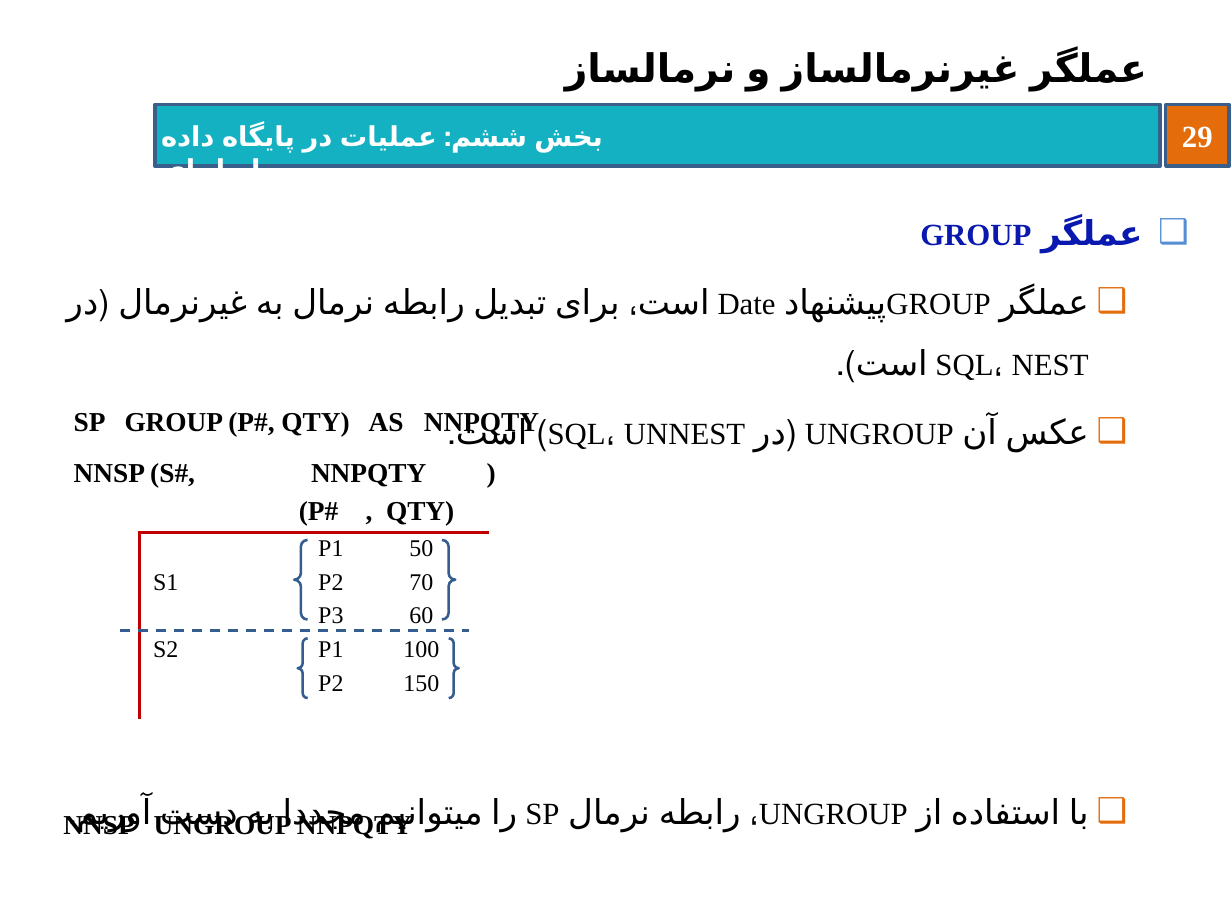
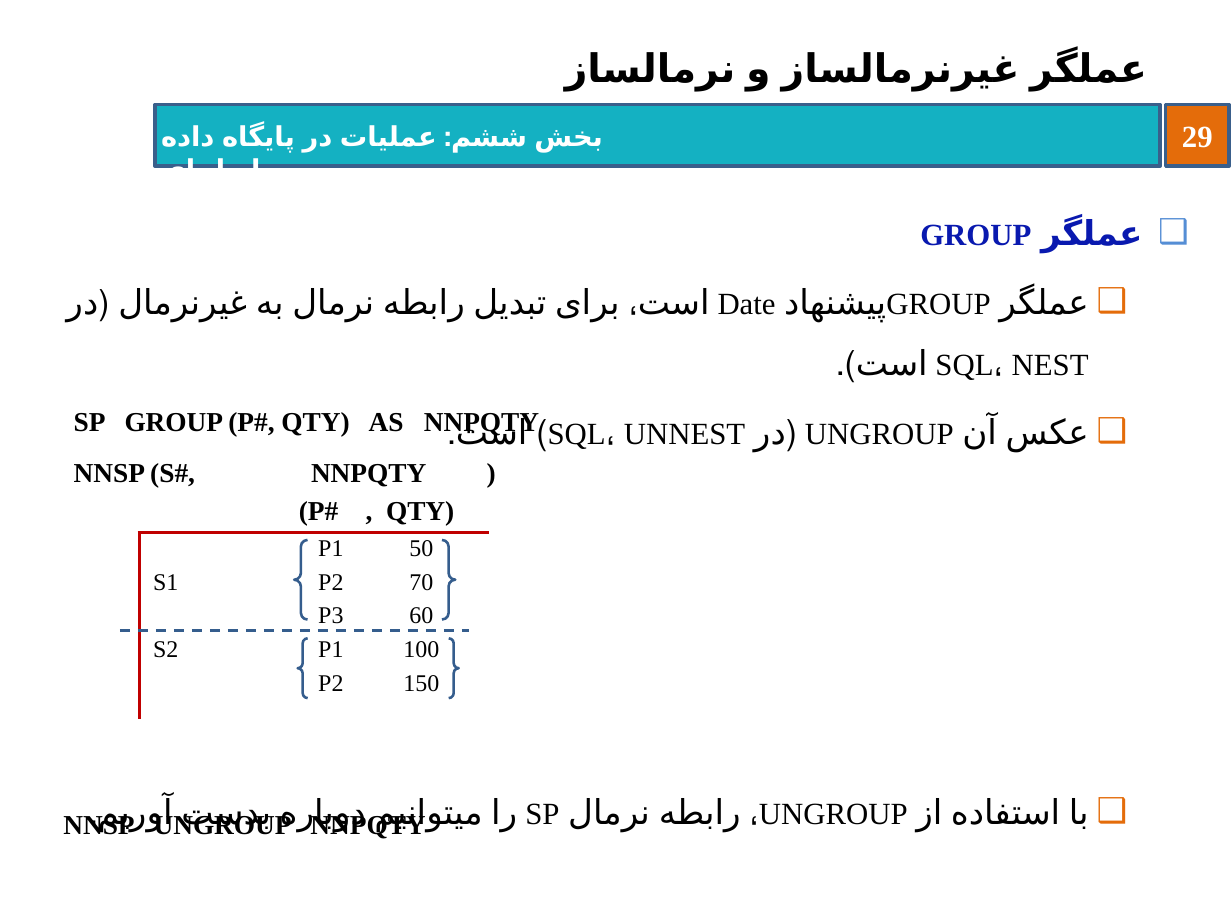
Before and after one commit to behnamhatami/DB-Slides, a slide deck: slide 29 of 6-DB-RDBOperations.pptx. Drawn at 1232x924 pixels with LibreOffice and Linux fonts; fonts in the diff are those of the drawing; background and template pictures are left out. Boxes give left, top, right and bottom in pixels: in the first picture for what was removed or moved away, otherwise in the second. Text is boxed around its words. In the diff, an @@ line names an element or a change of style, - is before the commit and + after.

```diff
--- a/6-DB-RDBOperations.pptx
+++ b/6-DB-RDBOperations.pptx
@@ text "NNSP UNGROUP NNPQTY" rewrapped from (x1=63, y1=813, x2=412, y2=839) to (x1=63, y1=813, x2=425, y2=839) @@
```
Also in this commit, not shown: 8 other slides changed, 2 other files.
